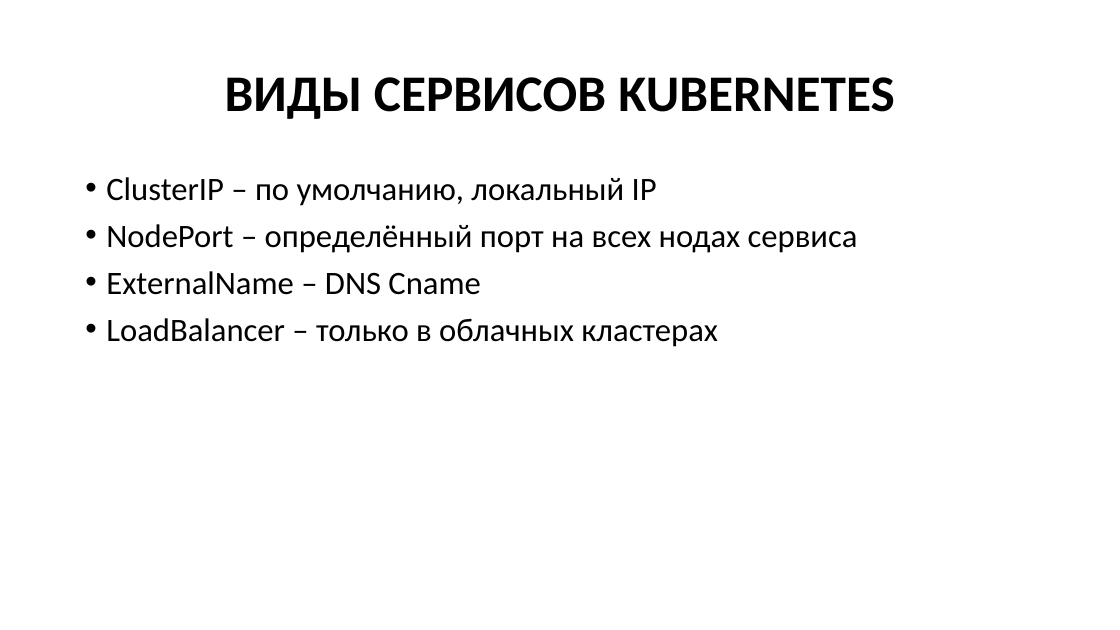
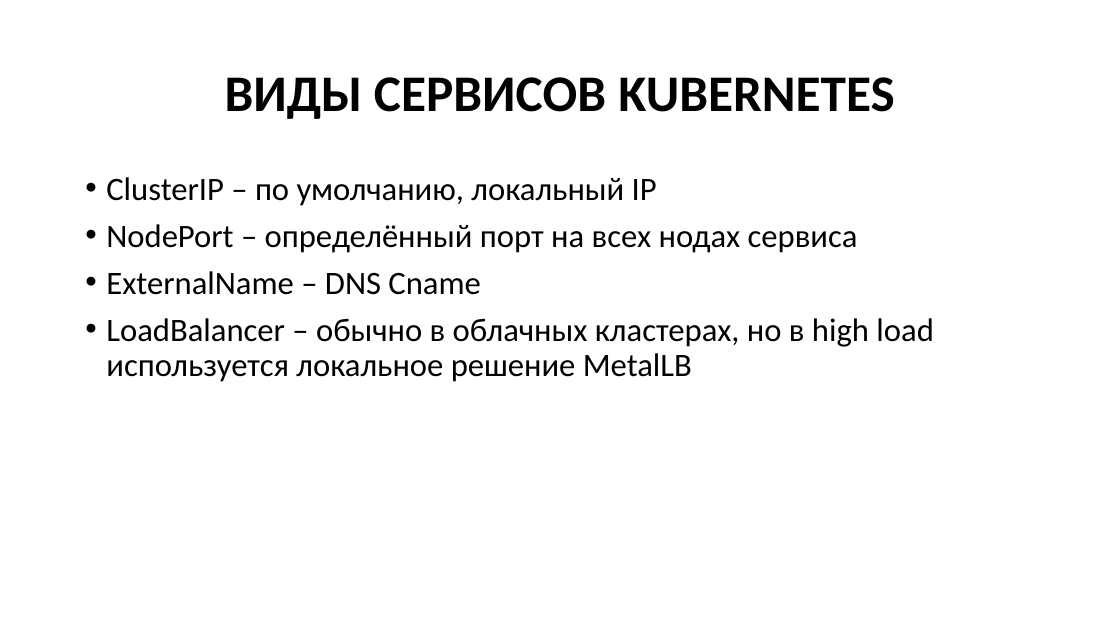
Before and after one commit to Kollekcioner47/k8s, a slide deck: slide 44 of k8s.pptx (slide 50 before the commit). Drawn at 1120x630 pixels with LibreOffice and Linux fonts; fonts in the diff are those of the drawing. Boxes give left, top, right and bottom in pixels: in the first picture for what was removed or moved away, otherwise in the second. Text is boxed around its words. In the diff, an @@ line names an element or a change of style, - is before the commit and + after.

```diff
--- a/k8s.pptx
+++ b/k8s.pptx
@@ text at bbox=[106, 318, 933, 382]: text changed @@
-• LoadBalancer – только в облачных кластерах
+• LoadBalancer – обычно в облачных кластерах, но в high load используется локальное решение MetalLB
```
Also in this commit, not shown: 7 other slides changed, 23 slides added, 12 slides removed.
